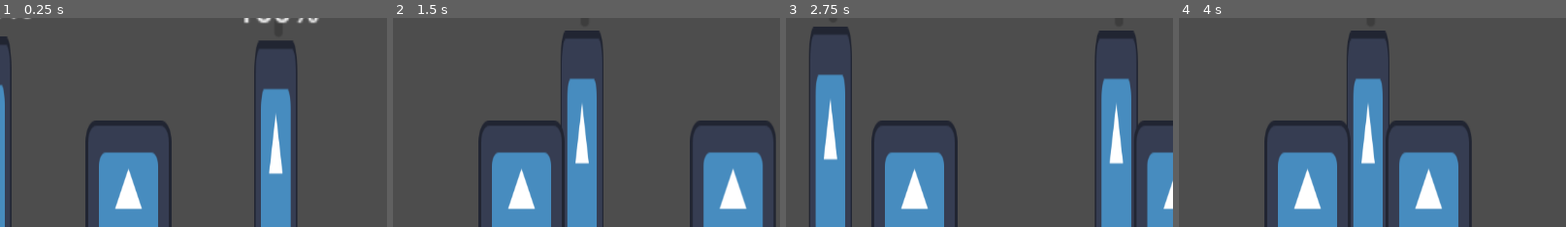
Above: before the commit, frames 1-4 (left to right).
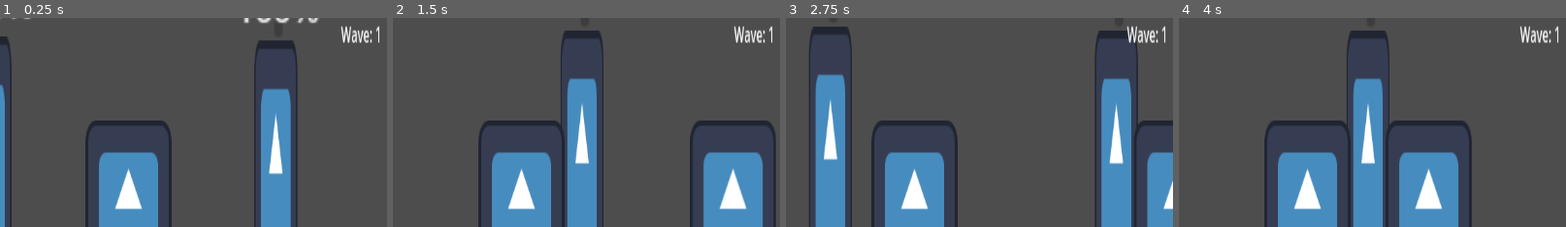
Above: after the commit, the same moments.

Repository: ajpowers334/ZombieGame
Game: Godot game, scene res://Scenes/level.tscn
The game is run twice, just before and just after one commit, with the same random seed, the same clock (stepped at 60 frames per second) and the same inputs. The engine's default icon, where the game draws it, is replaced by a stand-in: a white triangle on a blue panel in a dark square.
Inputs:
- Up to frame 1 (0.25 s): no input
- Up to frame 2 (1.5 s): hold D (move_right) from 0.53 s (still down); tap Up (up) at 0.6, 0.77, 1.07, 1.35 s
- Up to frame 3 (2.75 s): tap Up (up) at 1.52, 1.82, 2.1 s; release D (move_right) at 2.03 s; hold A (move_left) from 2.03 s (still down)
- Up to frame 4 (4 s): release A (move_left) at 2.78 s; hold D (move_right) from 2.78 s (still down); tap Up (up) at 2.85, 3.02, 3.32, 3.6, 3.77 s
The pictures show only the part of the screen within x 33-83%, y 7-57%; the shares and areas given below are measured in that part.

The runs differ from the first frame. In frame 1, 0.4% of the frame differs, in the area x 87-98%, y 3-13%; in frame 2, 0.4%; in frame 3, 0.4%; in frame 4, 0.4%.

Commit message:
i have an MVP 9/26

Diff:
--- a/Scenes/player.tscn
+++ b/Scenes/player.tscn
@@ -23,3 +23,9 @@
 offset_top = -143.5
 offset_right = -493.0
 offset_bottom = -120.5
+
+[node name="wave_label" type="Label" parent="Camera2D"]
+offset_left = 316.0
+offset_top = -140.5
+offset_right = 356.0
+offset_bottom = -117.5
--- a/Scripts/level.gd
+++ b/Scripts/level.gd
@@ -3,6 +3,9 @@
 var zombie_scene: PackedScene
 @onready var player = get_node("Player")
 @onready var camera = get_node("Player/Camera2D")
+
+var wave_active = false
+var wave_round = 0
 
 func _ready():
 	# Load the zombie scene programmatically
@@ -10,7 +13,7 @@
 	if zombie_scene == null:
 		push_error("Failed to load zombie scene at 'res://Scenes/zombie.tscn'")
 		return
-	zombie_cycle()
+	launch_wave()
 
 	player.connect("playerdied", _on_player_died)
 
@@ -24,9 +27,28 @@
 
 		zombie_instance.connect("zombiedied", _on_zombie_died) #connect the zombie to signal
 
+		print("[Level] Zombie Spawned")
+		#await get_tree().create_timer(3.0).timeout
 		add_child(zombie_instance)
+		# zombie_cycle()
+		#zombie cycle no longer cycles itself
+
+func launch_wave():
+	wave_round = wave_round + 1
+	$Player/Camera2D/wave_label.text = "Wave: " + str(wave_round)
+	print("[Level] New wave")
+	wave_active = true
+	for j in range(10 * wave_round):
+		zombie_cycle()
 		await get_tree().create_timer(3.0).timeout
-		zombie_cycle()
+	launch_wave()
+
+
+func _process(delta):
+	if get_tree().get_nodes_in_group("Zombie").size() == 0 and not wave_active:
+		launch_wave()
+	elif get_tree().get_nodes_in_group("Zombie").size() > 0:
+		wave_active = false
 
 func _on_player_died():
 	set_physics_process(false)
